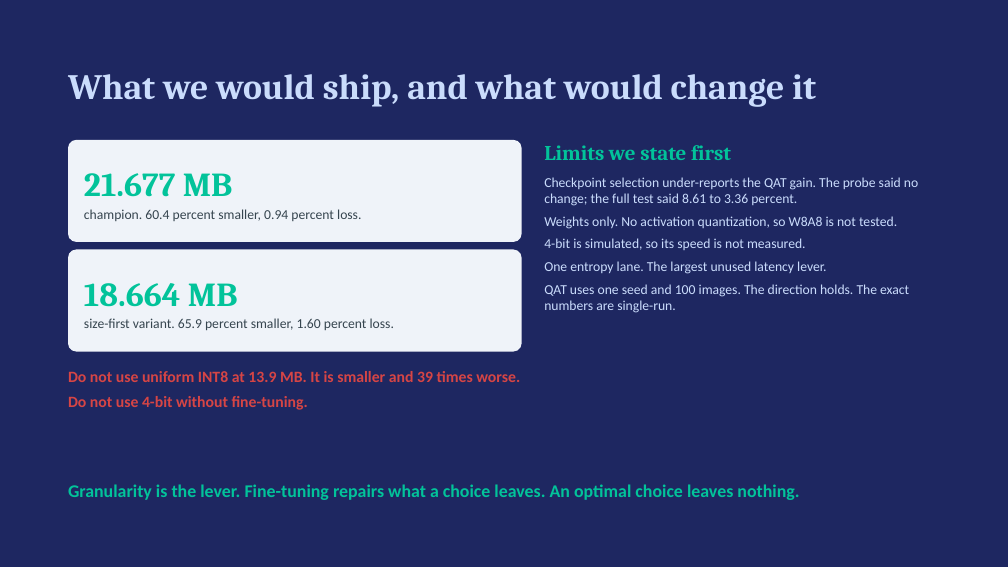
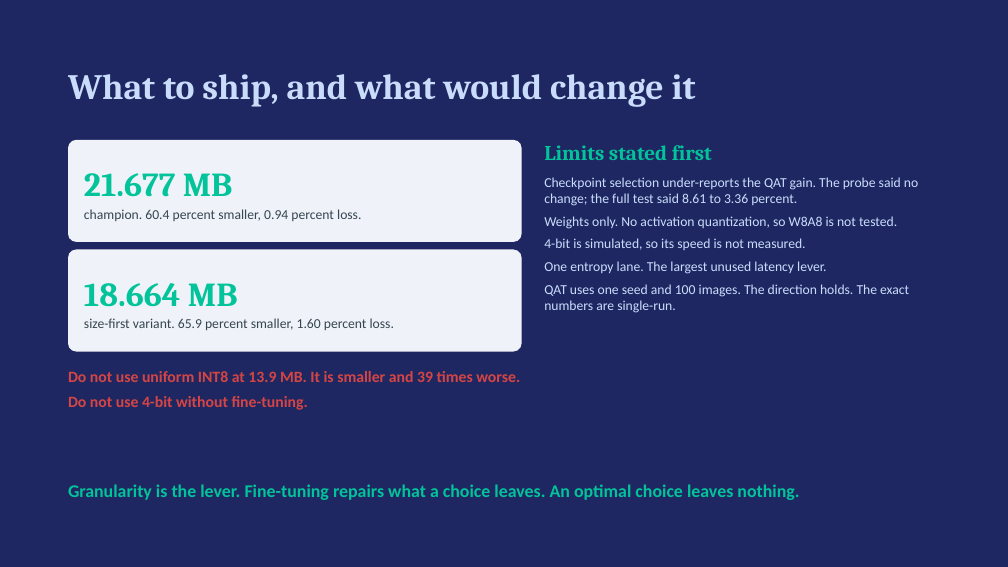
Before and after one commit to harshith0518/CS6886-PULSE-Quantization, a slide deck: slide 10 of submission/PULSE-quantization-deck.pptx. Drawn at 1008x567 pixels with LibreOffice and Linux fonts; fonts in the diff are those of the drawing. Boxes give left, top, right and bottom in pixels: in the first picture for what was removed or moved away, otherwise in the second. Text is boxed around its words. In the diff, an @@ line names an element or a change of style, - is before the commit and + after.

Commit message:
voice: single author throughout. No first person plural, no team references.
The report, deck, supplement and README now use impersonal constructions instead of the first person plural, which is the standard academic form for a single-author paper: 'this work measures', 'the sweep collects', 'no speed claim is made'. The title becomes 'Which Bits Can Be Dropped?' and the author line lists one name.

Report recompiled and still exactly 2 pages; the rewrites lengthened sentences, so the line spacing and title spacing were tightened to keep the cap. Deck still 10 slides, supplement still 5 pages. A first-person audit across all deliverable sources returns zero matches.

```diff
--- a/submission/PULSE-quantization-deck.pptx
+++ b/submission/PULSE-quantization-deck.pptx
@@ text at [68, 74, 696, 107]: text changed @@
-What we would ship, and what would change it
+What to ship, and what would change it
@@ text at [544, 145, 712, 160]: text changed @@
-Limits we state first
+Limits stated first
```
Also in this commit, not shown: 7 other slides changed, 10 other files.
